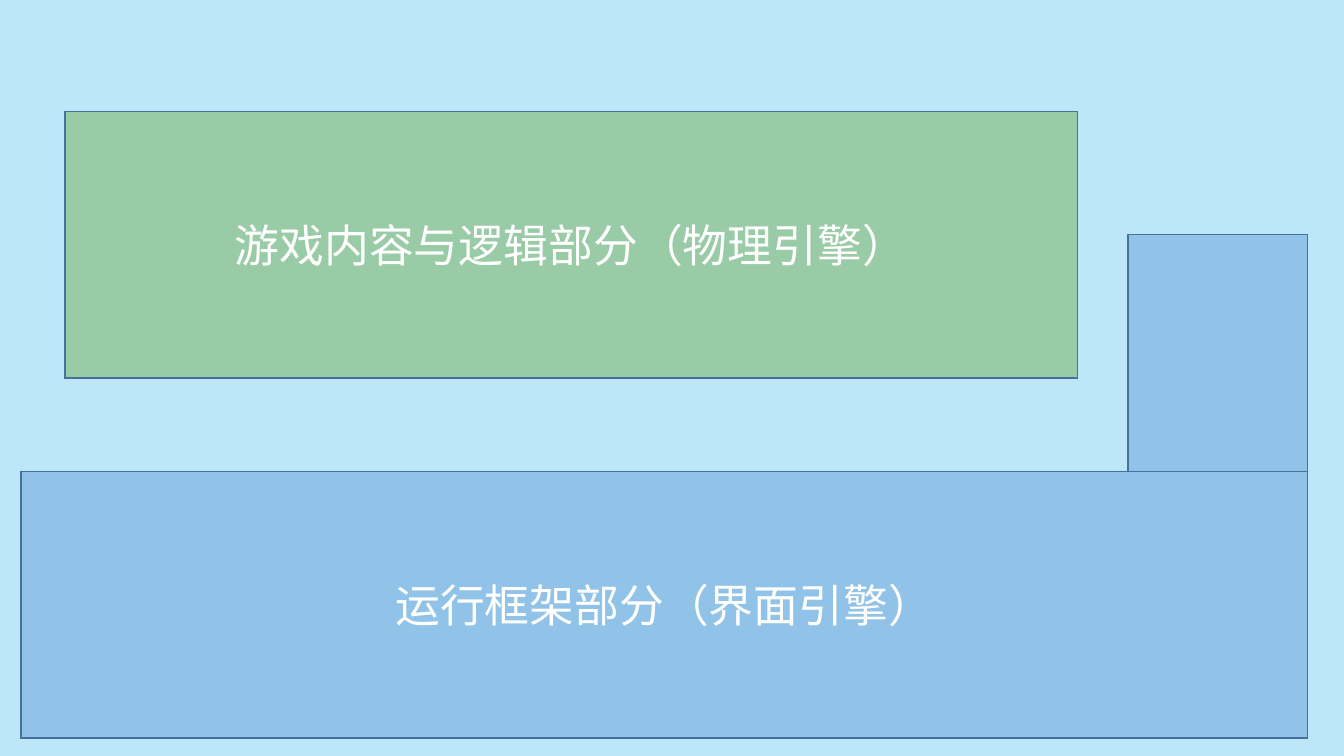
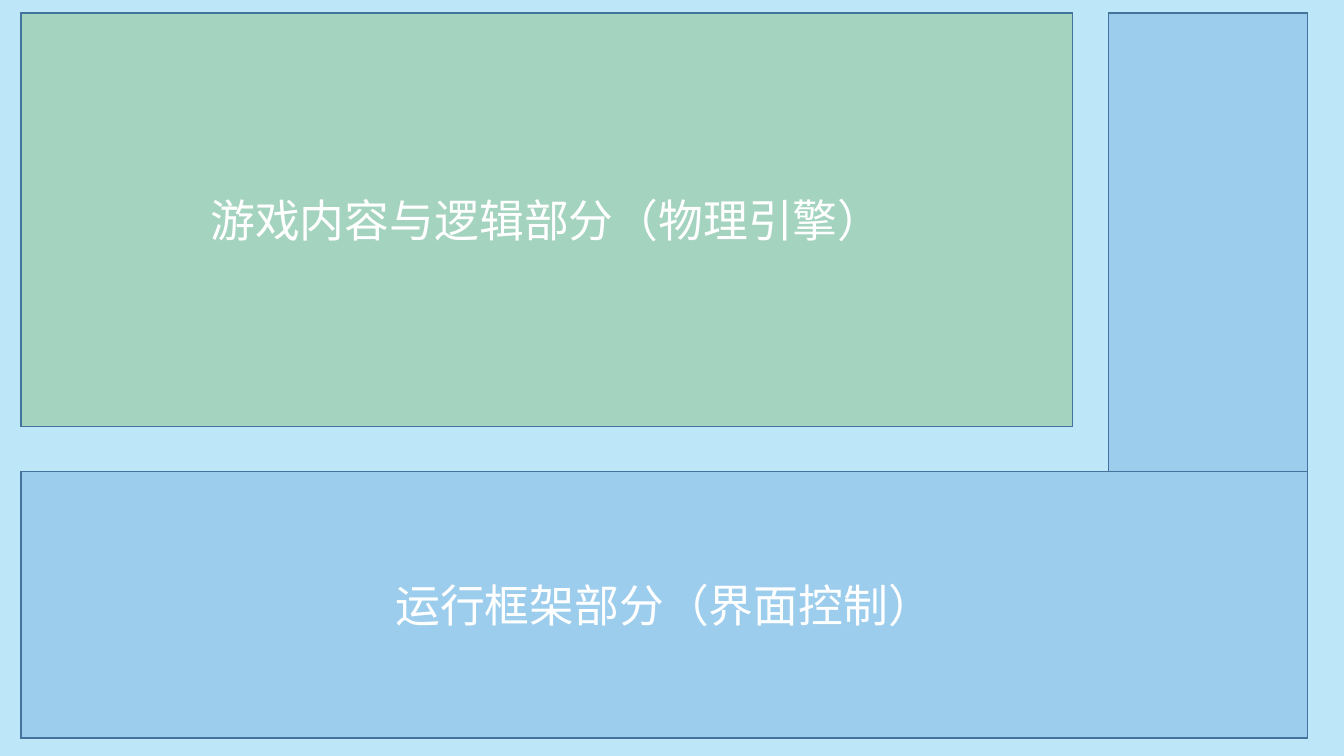
Before and after one commit to AngryToads/Angry-Toads, a slide deck: slide 10 of Angrytoads.pptx. Drawn at 1344x756 pixels with LibreOffice and Linux fonts; fonts in the diff are those of the drawing; background and template pictures are left out. Boxes give left, top, right and bottom in pixels: in the first picture for what was removed or moved away, otherwise in the second. Text is boxed around its words. In the diff, an @@ line names an element or a change of style, - is before the commit and + after.

```diff
--- a/Angrytoads.pptx
+++ b/Angrytoads.pptx
@@ rectangle "游戏内容与逻辑部分（物理引擎）" resized from (x1=65, y1=112, x2=1077, y2=378) to (x1=21, y1=13, x2=1073, y2=426) @@
@@ rectangle "游戏内容与逻辑部分（物理引擎）" at (x1=21, y1=13, x2=1073, y2=426): fill #70AD47 at 46% opacity to #70AD47 at 32% opacity @@
@@ rectangle at (x1=1109, y1=13, x2=1308, y2=472): fill #5B9BD5 at 46% opacity to #5B9BD5 at 32% opacity @@
@@ rectangle resized from (x1=1128, y1=234, x2=1308, y2=471) to (x1=1109, y1=13, x2=1308, y2=472) @@
@@ rectangle "运行框架部分（界面控制）" at (x1=21, y1=472, x2=1309, y2=738): fill #5B9BD5 at 46% opacity to #5B9BD5 at 32% opacity @@
@@ text in rectangle at (x1=395, y1=584, x2=933, y2=626): text changed @@
-运行框架部分（界面引擎）
+运行框架部分（界面控制）
```
Also in this commit, not shown: 5 other slides changed, 1 slide added, 1 slide removed, 2 other files.
